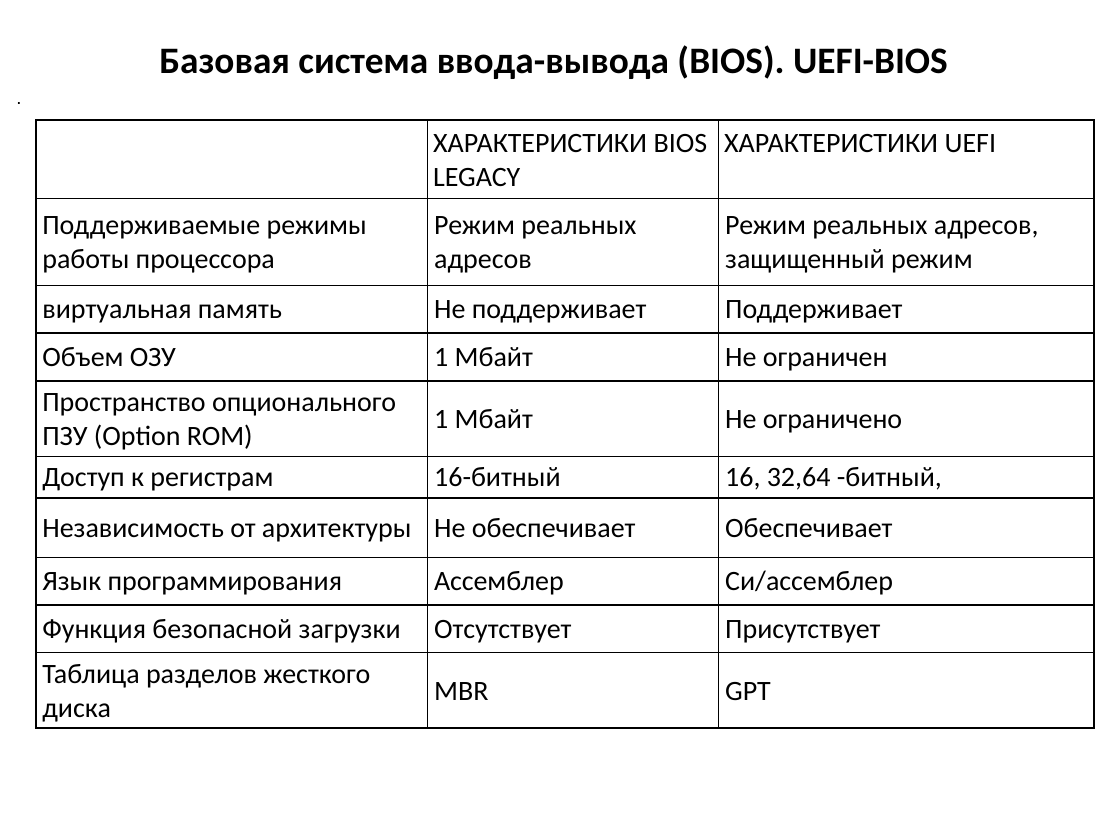
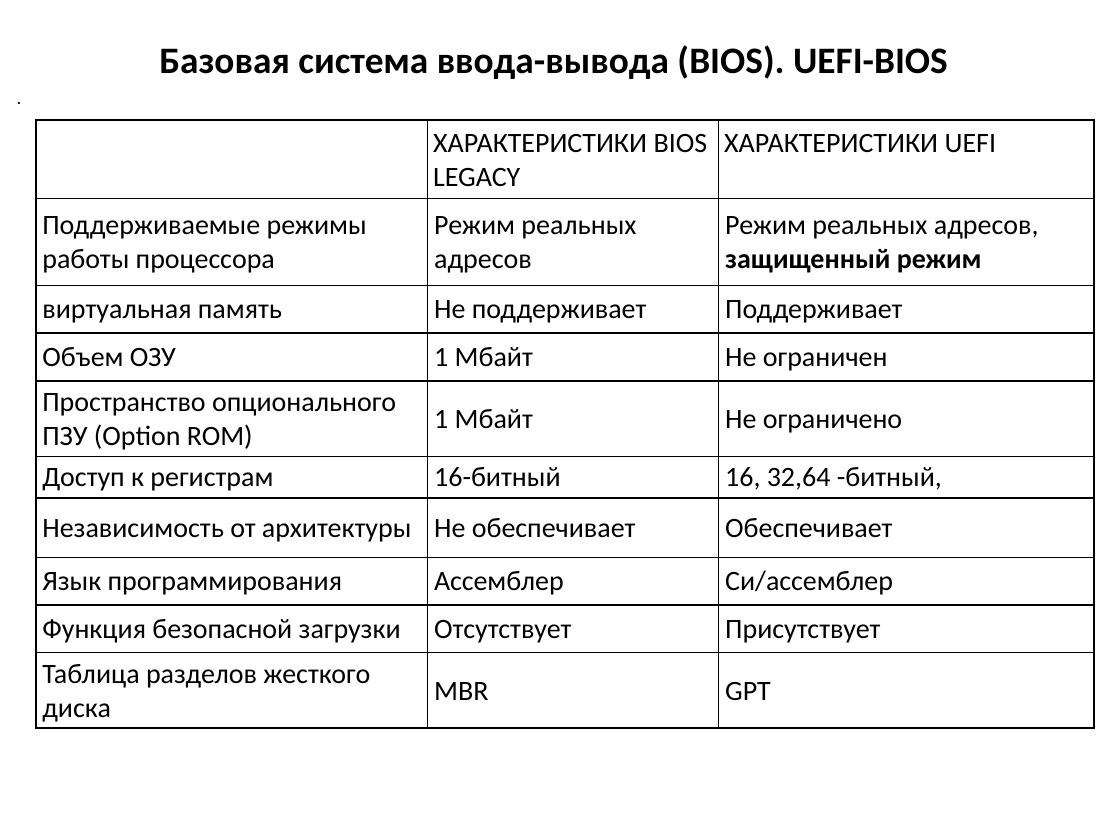
Before and after one commit to MVRonkin/arch_comp_sys, a slide deck: slide 26 of 2023 весна/лекции/Лекция 7_2 нов.pptx (slide 24 before the commit). Drawn at 1120x840 pixels with LibreOffice and Linux fonts; fonts in the diff are those of the drawing. Boxes give left, top, right and bottom in pixels: in the first picture for what was removed or moved away, otherwise in the second. Text is boxed around its words. In the diff, an @@ line names an element or a change of style, - is before the commit and + after.

```diff
--- a/2023 весна/лекции/Лекция 7_2 нов.pptx
+++ b/2023 весна/лекции/Лекция 7_2 нов.pptx
@@ table at [36,120,1094,728] @@
@@ bold on in "защищенный режим" @@
```
Also in this commit, not shown: 3 other slides changed, 2 slides added, 12 other files.
